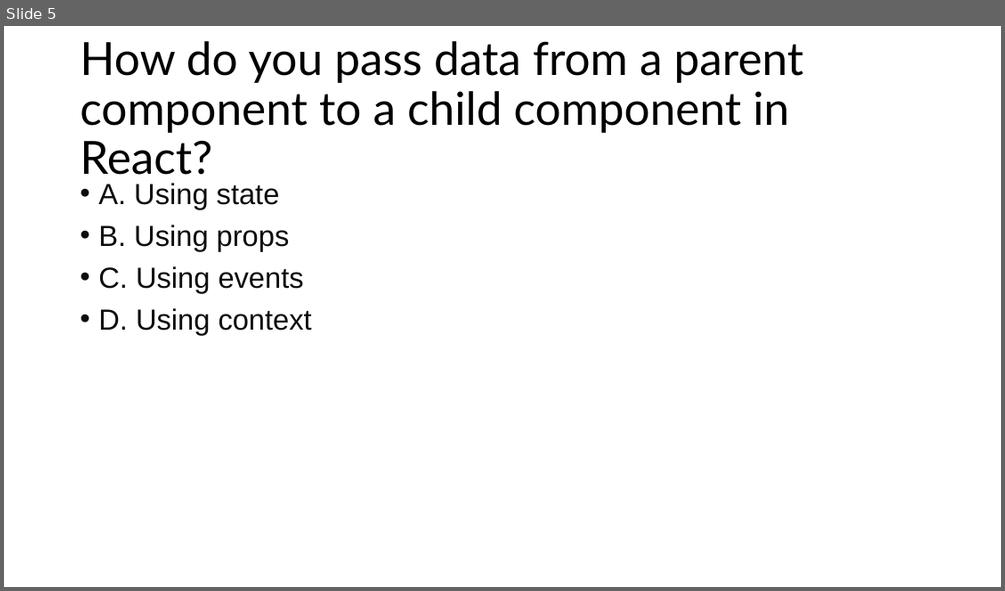
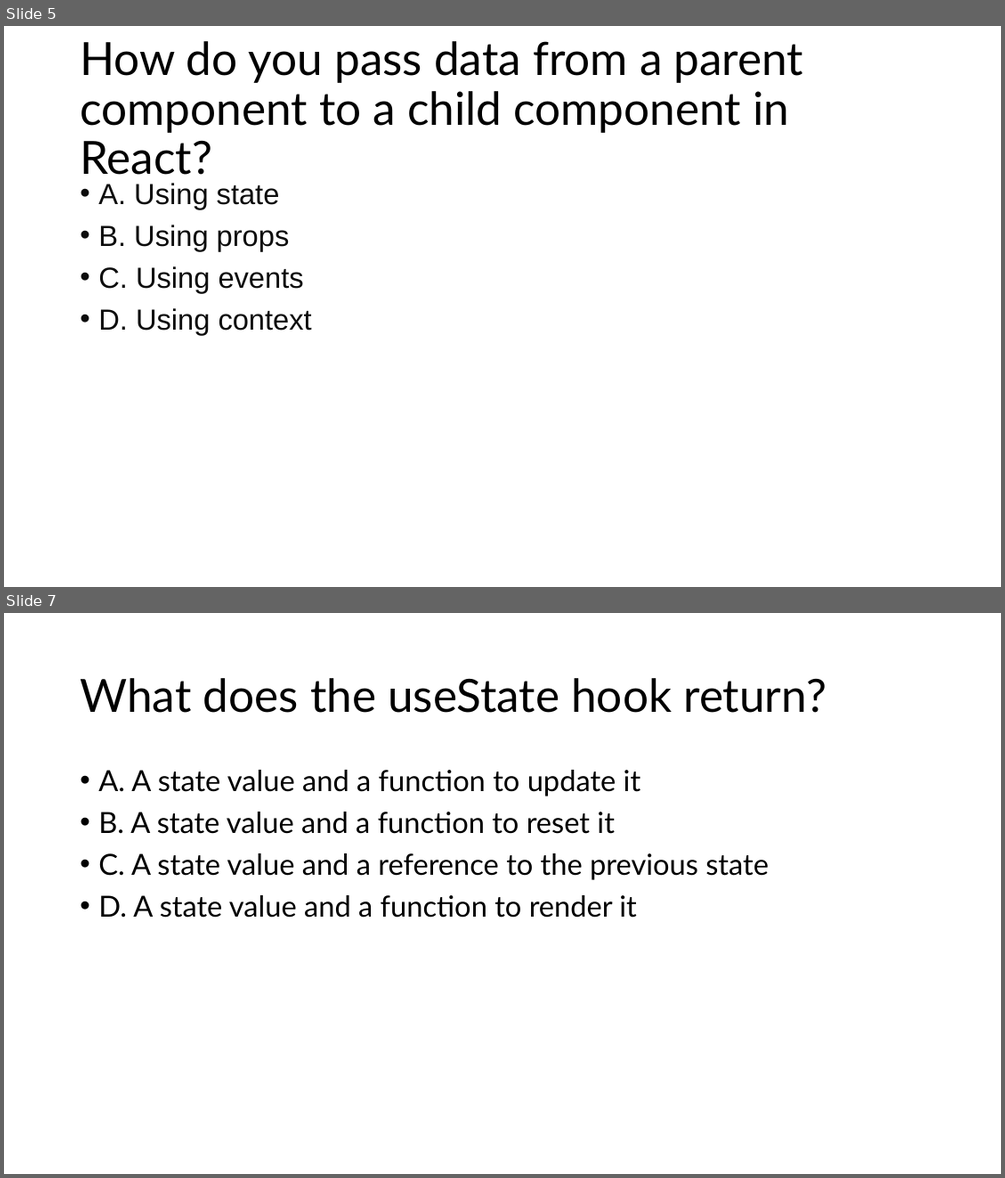
Before and after one commit to aniljos/FS-May-2024, a slide deck: Presentation/MCQ's.pptx. Shown one above the other, each under a label of ours: slide 5 before the commit, slides 5 and 7 after it; the slides between them are not shown. The pictures are 1005x591 and 1005x1178 pixels, drawn with LibreOffice and Linux fonts; fonts in the diff are those of the drawing. Boxes give left, top, right and bottom in pixels: in the first picture for what was removed or moved away, otherwise in the second. Text is boxed around its words. In the diff, an @@ line names an element or a change of style, - is before the commit and + after.

```diff
--- a/Presentation/MCQ's.pptx
+++ b/Presentation/MCQ's.pptx
@@ slide 7 added at (4, 613, 1001, 1174), background #FFFFFF @@
@@ title added at (80, 678, 826, 713), 44 pt, text #000000 @@
+What does the useState hook return?
@@ text added at (98, 770, 769, 917), 28 pt, text #000000 @@
+• A. A state value and a function to update it
+• B. A state value and a function to reset it
+• C. A state value and a reference to the previous state
+• D. A state value and a function to render it
```
Also in this commit, not shown: 9 other slides added, 1 slide removed, 17 other files.
